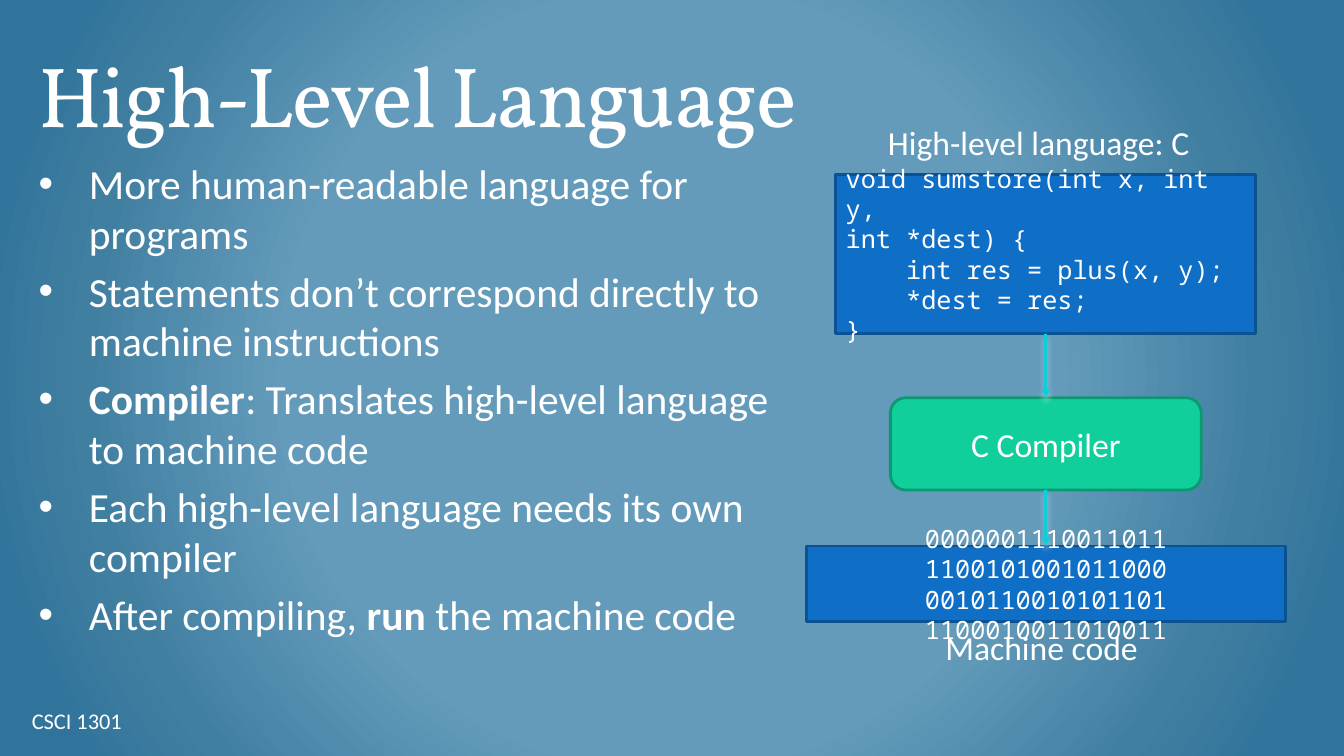
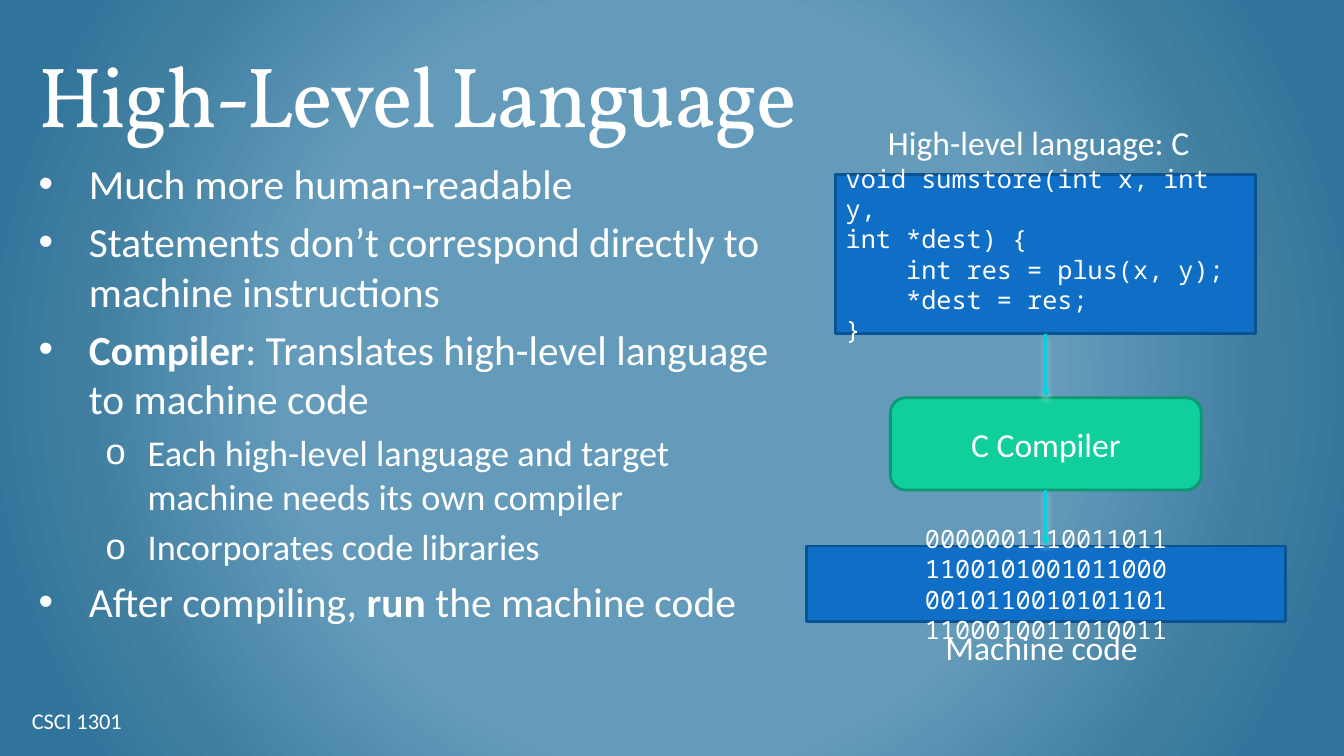
Before and after one commit to csci-1301/csci-1301.github.io, a slide deck: slide 9 of lectures/010_general_concepts/Programming-Intro.pptx. Drawn at 1344x756 pixels with LibreOffice and Linux fonts; fonts in the diff are those of the drawing; background and template pictures are left out. Boxes give left, top, right and bottom in pixels: in the first picture for what was removed or moved away, otherwise in the second. Text is boxed around its words. In the diff, an @@ line names an element or a change of style, - is before the commit and + after.

```diff
--- a/lectures/010_general_concepts/Programming-Intro.pptx
+++ b/lectures/010_general_concepts/Programming-Intro.pptx
@@ text at box(89, 170, 573, 200): text changed @@
-• More human-readable language for programs
+• Much more human-readable
@@ text at box(148, 441, 669, 566): text changed; size 29.6 to 25.9 pt @@
-• Each high-level language needs its own compiler
+  o Each high-level language and target machine needs its own compiler
+  o Incorporates code libraries
```
Also in this commit, not shown: 2 other slides changed, 1 slide removed, 5 other files.
